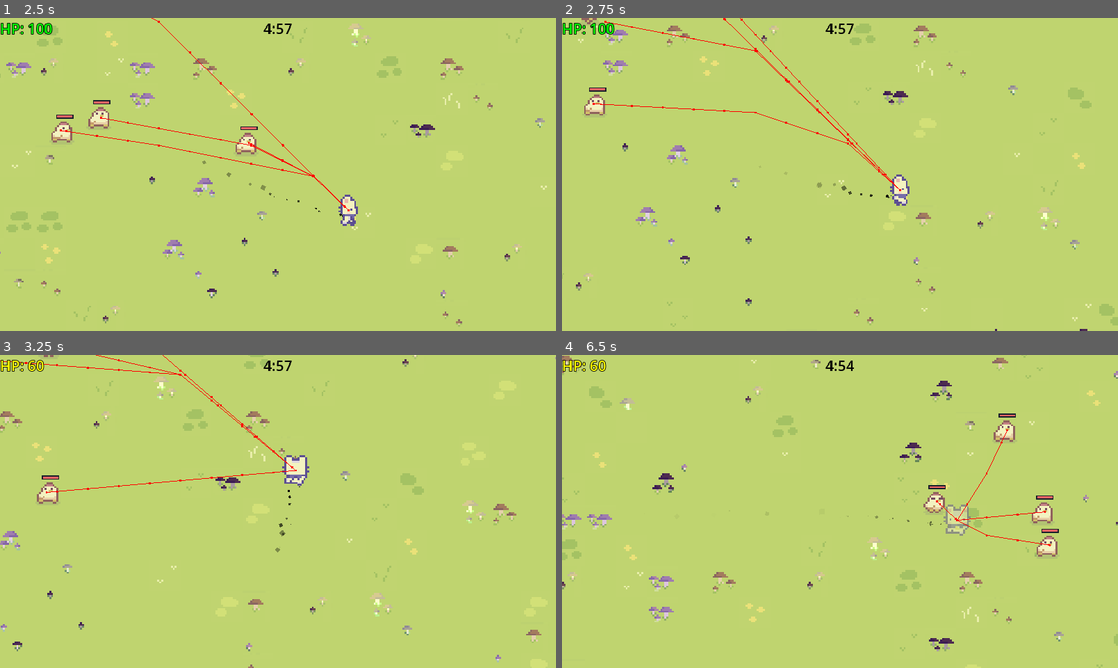
Above: before the commit, frames 1-4 (two rows, left to right).
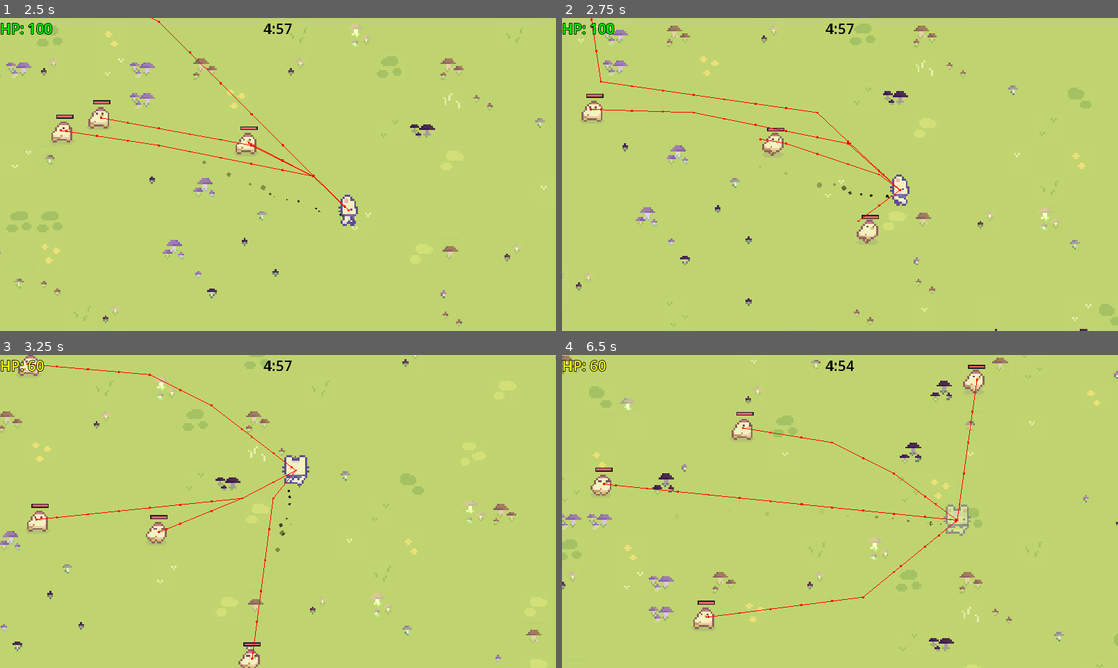
Above: after the commit, the same moments.

Repository: pick-ax-e/Mini-Jam-156-Jame-Gam-29
Game: Godot game, scene res://scenes/main.tscn
Two runs of this game, one before a commit and one after it. Both use one fixed random seed, a clock stepped at 60 frames per second and the inputs below.
Inputs:
- Up to frame 1 (2.5 s): hold D (move_right) 0.53-1.28 s; hold \ (SECRET_TEST_BUTTON_SHHH_TELL_NOBODY) 0.53-1.28 s; hold S (move_back) 1.28-2.03 s; tap 1 (attack1) at 1.35 s; hold D (move_right) from 2.03 s (still down); hold Space (special) from 2.03 s (still down)
- Up to frame 2 (2.75 s): keep holding D (move_right); keep holding Space (special)
- Up to frame 3 (3.25 s): release D (move_right) at 2.78 s; release Space (special) at 2.78 s; hold W (move_forward) from 2.78 s (still down); tap \ (SECRET_TEST_BUTTON_SHHH_TELL_NOBODY) at 2.85 s
- Up to frame 4 (6.5 s): release W (move_forward) at 3.53 s; hold 1 (attack1) 3.53-4.28 s; hold A (move_left) 3.53-5.03 s; tap Space (special) at 4.35 s; hold S (move_back) 5.03-5.78 s; hold \ (SECRET_TEST_BUTTON_SHHH_TELL_NOBODY) 5.03-5.78 s; hold D (move_right) from 5.78 s (still down); tap 1 (attack1) at 5.85 s

Frame 1 is identical in both runs. In frame 2, 1.5% of the frame differs, in the area x 3-61%, y 0-72%; in frame 3, 1.6%; in frame 4, 2.3%, in the area x 5-90%, y 3-88%.

Commit message:
enemies improved using timers

Diff:
--- a/scenes/enemy.tscn
+++ b/scenes/enemy.tscn
@@ -265,10 +265,6 @@
 collision_layer = 2
 motion_mode = 1
 script = ExtResource("1_6jdg1")
-range = 250
-charge_time = 0.5
-lunge_speed = 2000.0
-lunge_distance = 500.0
 type = "Basic"
 health = 10.0
 attack_damage = 10.0
@@ -329,3 +325,10 @@
 grow_horizontal = 2
 grow_vertical = 2
 color = Color(0.960784, 0.396078, 0.396078, 1)
+
+[node name="attack_timer" type="Timer" parent="."]
+
+[node name="targetting_timer" type="Timer" parent="."]
+
+[connection signal="timeout" from="attack_timer" to="." method="_on_attack_timer_timeout"]
+[connection signal="timeout" from="targetting_timer" to="." method="_on_targetting_timer_timeout"]
--- a/scripts/enemy/basic_enemy.gd
+++ b/scripts/enemy/basic_enemy.gd
@@ -5,56 +5,48 @@
 enum AnimationState { IDLE, RUN, CHARGE, LUNGE, RECHARGE}
 enum AnimationDirection {UP, DOWN, LEFT, RIGHT}
 
-@onready var player = Singleton.player_node
-@onready var animator: AnimatedSprite2D = $AnimatedSprite2D
+const ANIMATION_STATE_MAP = {
+	AnimationState.IDLE: "idle",
+	AnimationState.RUN: "run",
+	AnimationState.CHARGE: "charge",
+	AnimationState.LUNGE: "lunge",
+	AnimationState.RECHARGE: "recharge"
+}
+
+const ANIMATION_DIRECTION_MAP = {
+	AnimationDirection.UP: "up",
+	AnimationDirection.DOWN: "down",
+	AnimationDirection.LEFT: "left",
+	AnimationDirection.RIGHT: "right",
+}
 
 @export_category("Attack Settings")
-@export var range = 50
-@export var charge_time: float = 1
-@export var lunge_speed: float = 100
-@export var lunge_distance: float = 100
+@export var range = 250
+@export var charge_time: float = 0.5
+@export var lunge_time: float = 0.25
 @export var recharge_time: float = 1
+@export var lunge_speed: float = 2000
+
+var attack_direction: Vector2
+var charge_position: Vector2
 
 var attack_state = AttackState.NONE
-var current_charge_time = 0
-var attack_direction: Vector2
-var charge_position: Vector2
 var animation_state = AnimationState.IDLE
 var animation_direction = AnimationDirection.RIGHT
 
-func animation_state_to_string(animation_state: AnimationState) -> String:
-	match animation_state:
-		AnimationState.IDLE:
-			return "idle"
-		AnimationState.RUN:
-			return "run"
-		AnimationState.CHARGE:
-			return "charge"
-		AnimationState.LUNGE:
-			return "lunge"
-		AnimationState.RECHARGE:
-			return "recharge"
-		_:
-			return "idle"
-
-func animation_direction_to_string(animation_durection: AnimationDirection) -> String:
-	match animation_direction:
-		AnimationDirection.UP:
-			return "up"
-		AnimationDirection.RIGHT:
-			return "right"
-		AnimationDirection.DOWN:
-			return "down"
-		AnimationDirection.LEFT:
-			return "left"
-		_:
-			return "right"
+@onready var player = Singleton.player_node
+@onready var animator: AnimatedSprite2D = $AnimatedSprite2D
+@onready var attack_timer: Timer = $attack_timer
+@onready var targetting_timer: Timer = $targetting_timer
 
 func get_animation_name() -> String:
-	return animation_state_to_string(animation_state) + "_" + animation_direction_to_string(animation_direction)
+	return ANIMATION_STATE_MAP[animation_state] + "_" + ANIMATION_DIRECTION_MAP[animation_direction]
 
 func _process(delta: float) -> void:
 	super._process(delta)
+	_handle_animation()
+
+func _handle_animation():
 	if velocity.dot(Vector2.RIGHT) > 0.5:
 		animation_direction = AnimationDirection.RIGHT
 	elif velocity.dot(Vector2.UP) > 0.5:
@@ -86,7 +78,7 @@
 
 func _cancel_attack():
 	attack_state = AttackState.NONE
-	current_charge_time = 0
+	attack_timer.stop()
 	is_attacking = false
 
 # Basic enemy can attack if it is within x units of the player
@@ -97,36 +89,30 @@
 func _do_attack(delta: float):
 	match attack_state:
 		AttackState.NONE:
-			attack_direction = global_position.direction_to(player.global_position)
 			attack_state = AttackState.CHARGING
 			charge_position = global_position
-		AttackState.CHARGING:
-			charge_attack(delta)
+			attack_timer.start(charge_time)
+			targetting_timer.start(charge_time * 3.0/4.0)
 		AttackState.LUNGING:
 			lunge(delta)
-		AttackState.RECHARGING:
-			recharge_attack(delta)
-
-func charge_attack(delta: float):
-	if current_charge_time >= charge_time:
-		attack_state = AttackState.LUNGING
-		current_charge_time = 0
-		return
-
-	current_charge_time += delta
 
 func lunge(delta: float):
-	if charge_position.distance_to(global_position) >= lunge_distance:
-		attack_state = AttackState.RECHARGING
-		return
-
 	move_and_collide(attack_direction * lunge_speed * delta)
 
-func recharge_attack(delta: float):
-	if current_charge_time >= recharge_time:
-		attack_state = AttackState.NONE
-		is_attacking = false
-		current_charge_time = 0
-		return
+func _on_attack_timer_timeout() -> void:
+	attack_timer.stop()
+	match attack_state:
+		AttackState.CHARGING:
+			attack_state = AttackState.LUNGING
+			attack_timer.start(lunge_time)
+		AttackState.LUNGING:
+			attack_state = AttackState.RECHARGING
+			attack_timer.start(recharge_time)
+		AttackState.RECHARGING:
+			attack_state = AttackState.NONE
+			is_attacking = false
 
-	current_charge_time += delta
+
+func _on_targetting_timer_timeout() -> void:
+	attack_direction = global_position.direction_to(player.global_position)
+	targetting_timer.stop()
